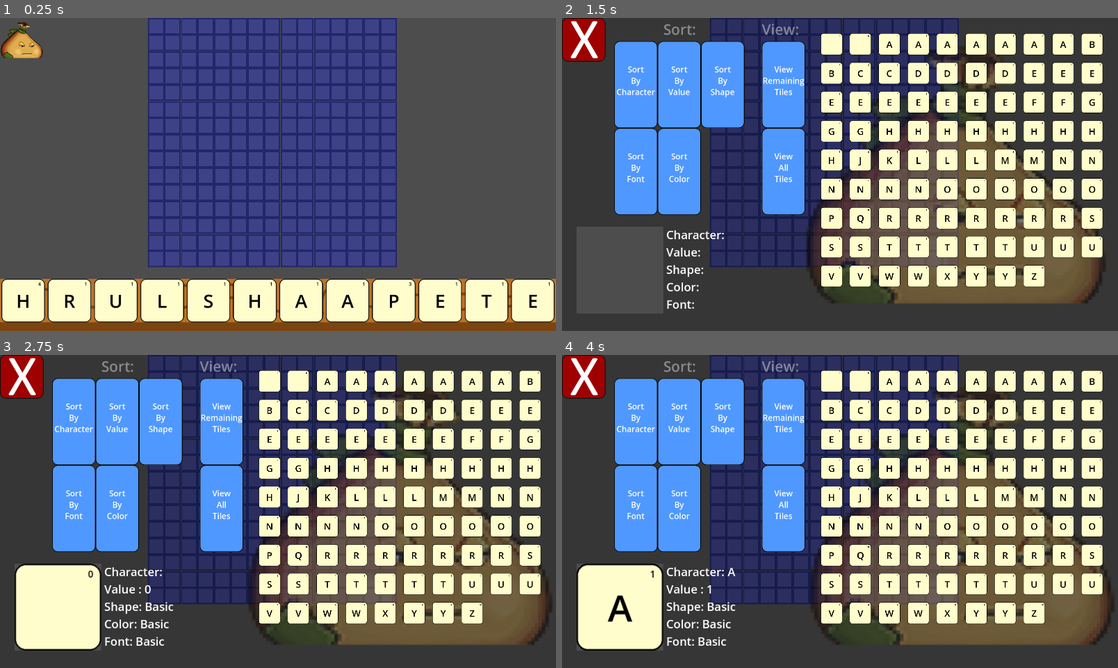
Above: before the commit, frames 1-4 (two rows, left to right).
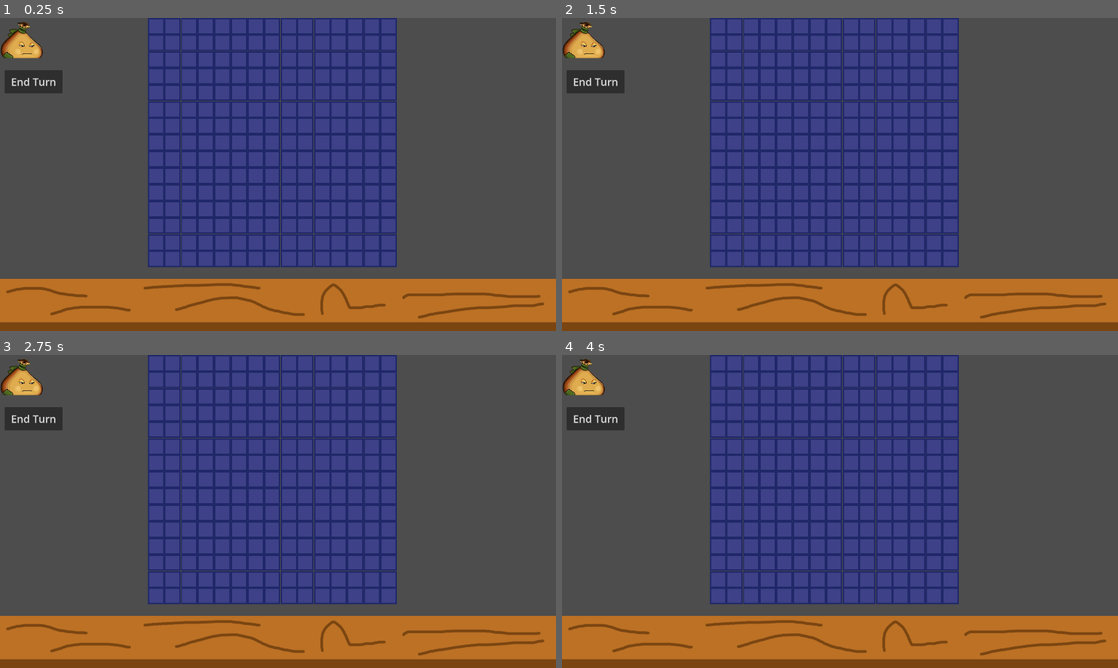
Above: after the commit, the same moments.

Repository: JRoeseph/Scribes
Game: Godot game, scene res://scenes/main_environment.tscn
The game is run twice, just before and just after one commit, with the same random seed, the same clock (stepped at 60 frames per second) and the same inputs.
Inputs (mouse positions are in pixels of both pictures, inside the frame that each line leads up to):
- Up to frame 1 (0.25 s): no input
- Up to frame 2 (1.5 s): click (595, 80) at 0.5 s, where only the run after the commit has a clickable "End Turn"; click (584, 39) at 1.25 s
- Up to frame 3 (2.75 s): click (266, 380) at 2.02 s
- Up to frame 4 (4 s): click (862, 380) at 2.77 s; click (890, 380) at 3.52 s

The runs differ from the first frame. In frame 1, 14% of the frame differs, in the area x 0-100%, y 16-98%; in frame 2, 80%; in frame 3, 83%, in the area x 0-100%, y 0-100%; in frame 4, 83%.
Error after the commit: Parse Error: Function "replenish_rack()" not found in base self. (res://scripts/main_environment.gd:162)

Commit message:
Add end turn button
Add button to end the turn. Add placeholder method for verifying validity of turn.

Diff:
--- a/scenes/main_environment.tscn
+++ b/scenes/main_environment.tscn
@@ -119,6 +119,14 @@
 position = Vector2(75, 75)
 scale = Vector2(0.85, 0.85)
 texture = ExtResource("4_kkp8s")
+
+[node name="EndTurnButton" type="Button" parent="."]
+offset_left = 16.0
+offset_top = 180.0
+offset_right = 216.0
+offset_bottom = 260.0
+theme_override_font_sizes/font_size = 36
+text = "End Turn"
 
 [node name="BagMenu" type="Control" parent="." node_paths=PackedStringArray("tile_area")]
 visible = false
@@ -457,6 +465,7 @@
 "
 
 [connection signal="pressed" from="Bag" to="Bag" method="_on_pressed"]
+[connection signal="pressed" from="EndTurnButton" to="." method="_on_end_turn_button_pressed"]
 [connection signal="pressed" from="BagMenu/CloseButton" to="BagMenu" method="_on_close_button_pressed"]
 [connection signal="pressed" from="BagMenu/ViewRemaining" to="BagMenu" method="_on_view_remaining_pressed"]
 [connection signal="pressed" from="BagMenu/ViewAll" to="BagMenu" method="_on_view_all_pressed"]
--- a/scripts/board.gd
+++ b/scripts/board.gd
@@ -193,3 +193,10 @@
 ## Returns the absolute position relative to the window of a specific space
 func get_space_abs_pos(space: BoardSpace) -> Vector2:
 	return space.global_position + Vector2(1, 1) * 90 * current_scale
+
+
+func lock_tiles():
+	for x: int in range(spaces.size()):
+		for y: int in range(spaces[0].size()):
+			if spaces[x][y].placed_tile != null:
+				spaces[x][y].is_locked = true
--- a/scripts/main_environment.gd
+++ b/scripts/main_environment.gd
@@ -159,12 +159,9 @@
 ## Called when the node enters the scene tree for the first time.
 func _ready() -> void:
 	player = Player.new()
-	for n in range(player.rack_size):
-		var render_tile: BaseRenderTile = BaseRenderTile.instantiate()
-		render_tile.init_class(player.pull_tile())
-		rack_tiles.push_back(render_tile)
-		add_child(rack_tiles[n])
-	anim_render_rack()
+	replenish_rack()
+	# These two window lines are just for testing various resolutions
+	# we will likely just let the game be full screen in the end
 	get_window().size = Vector2i(1440, 810)
 	get_window().move_to_center()
 
